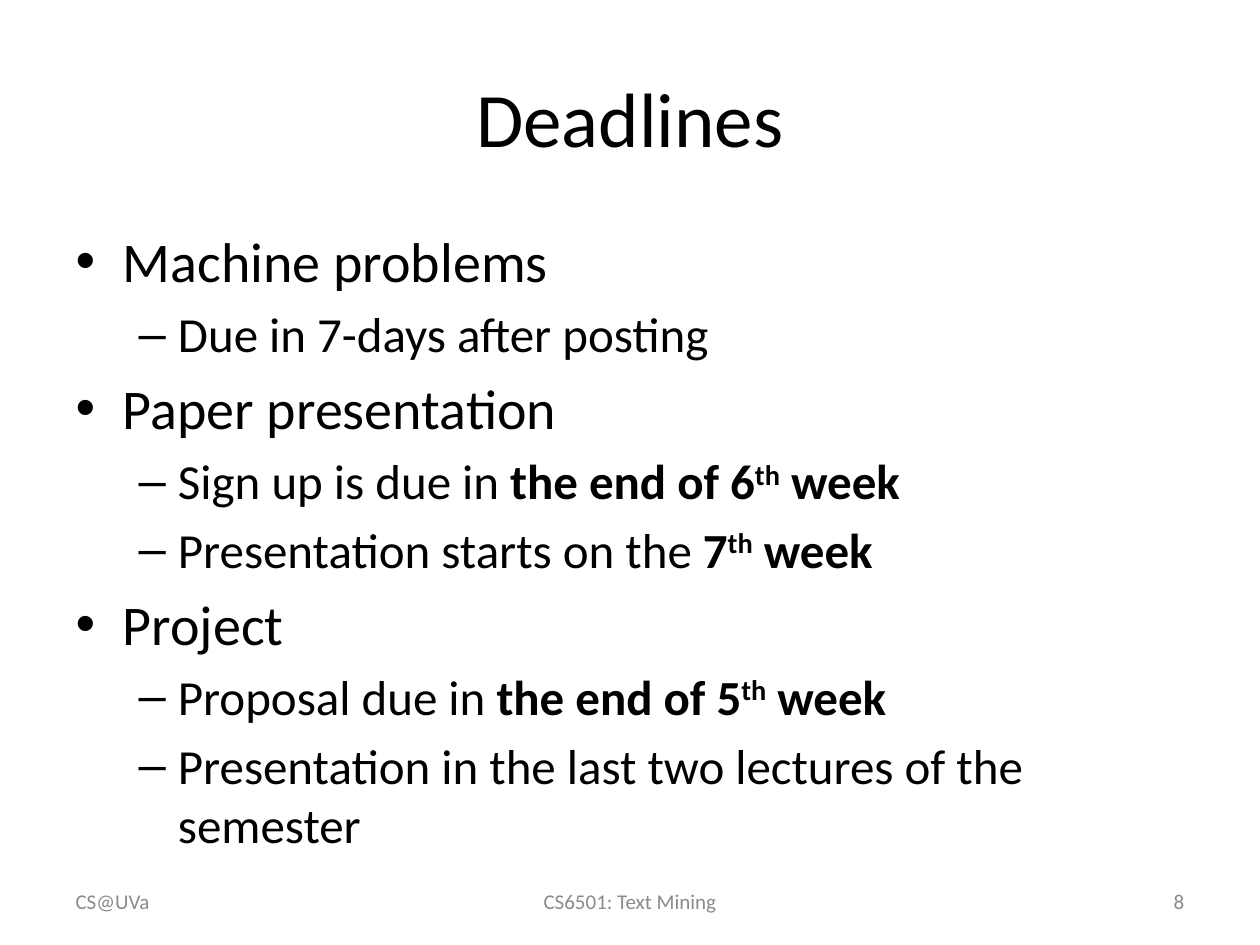
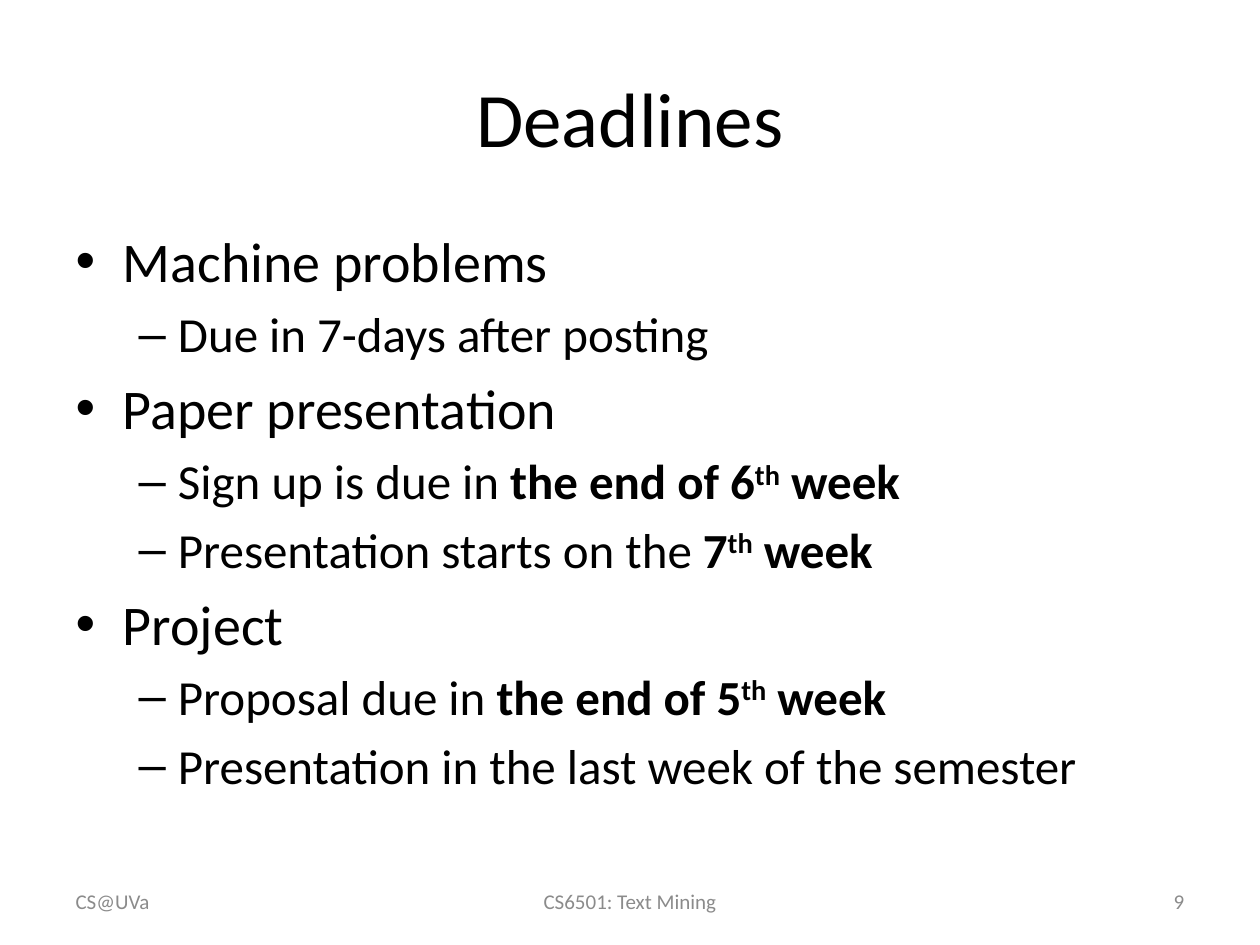
Before and after one commit to wang296/CS6501-Text-Mining, a slide deck: slide 9 of docs/CoursePolicy.pptx (slide 8 before the commit). Drawn at 1260x945 pixels with LibreOffice and Linux fonts; fonts in the diff are those of the drawing. Boxes give left, top, right and bottom in pixels: in the first picture for what was removed or moved away, otherwise in the second. Text is boxed around its words. In the diff, an @@ line names an element or a change of style, - is before the commit and + after.

```diff
--- a/docs/CoursePolicy.pptx
+++ b/docs/CoursePolicy.pptx
@@ text at [178,750,1076,785]: text changed @@
-  – Presentation in the last two lectures of the semester
+  – Presentation in the last week of the semester
@@ page number at [1174,895,1185,909]: text changed @@
-8
+9
```
Also in this commit, not shown: 7 other slides changed, 1 slide added, 6 other files.
